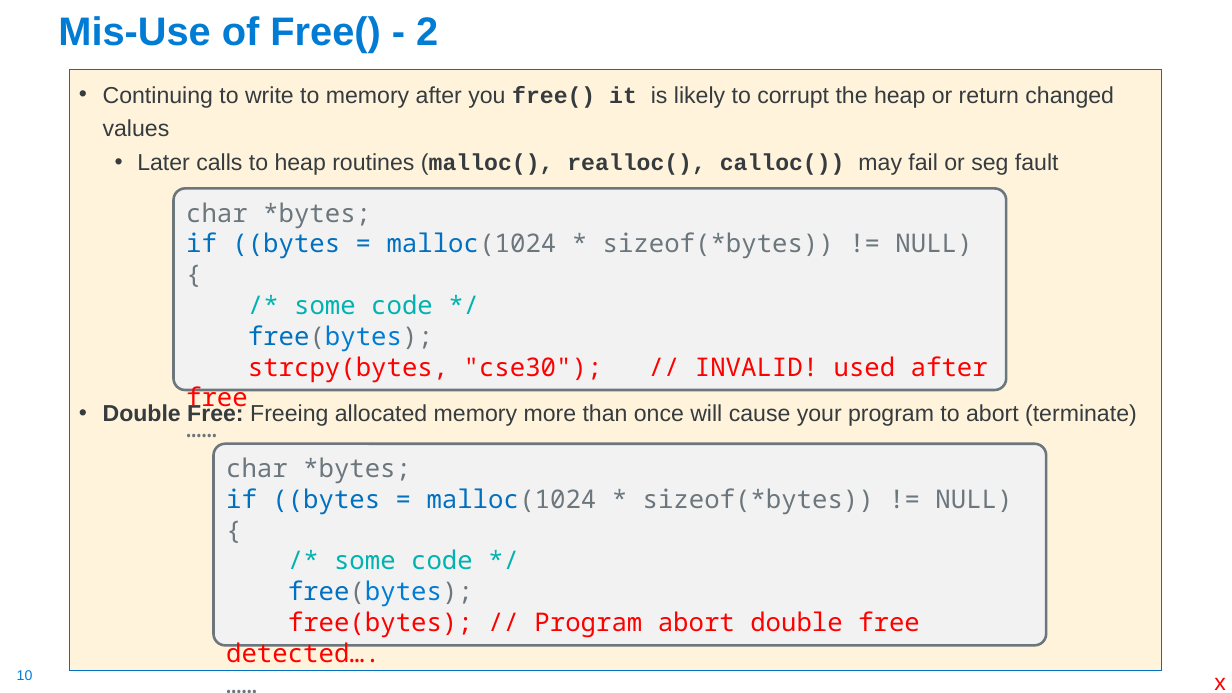
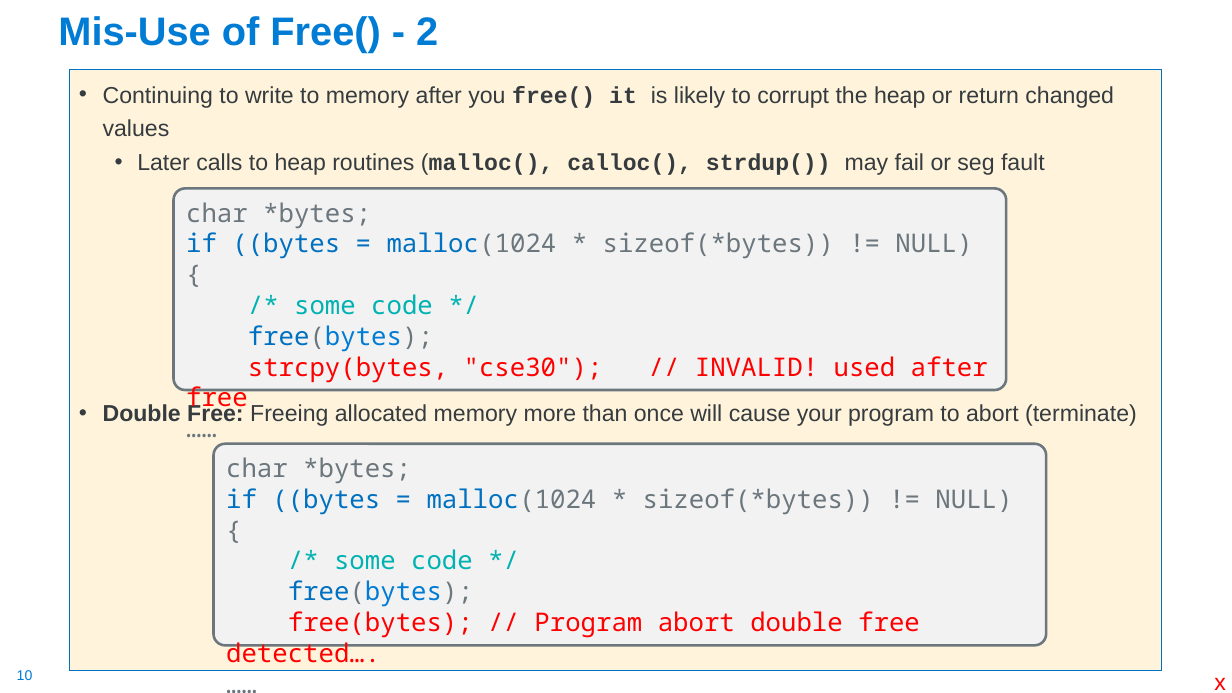
Before and after one commit to cse30-sp24/Muller-Slides, a slide deck: slide 10 of Lecture-9.pptx. Drawn at 1232x693 pixels with LibreOffice and Linux fonts; fonts in the diff are those of the drawing. Boxes give left, top, right and bottom in pixels: in the first picture for what was removed or moved away, otherwise in the second. Text is boxed around its words. In the diff, an @@ line names an element or a change of style, - is before the commit and + after.

```diff
--- a/Lecture-9.pptx
+++ b/Lecture-9.pptx
@@ text at bbox=[137, 153, 1045, 175]: text changed @@
-  • Later calls to heap routines (malloc(), realloc(), calloc()) may fail or seg fault
+  • Later calls to heap routines (malloc(), calloc(), strdup()) may fail or seg fault
```
Also in this commit, not shown: 5 other slides changed, 27 slides removed, 5 other files.
